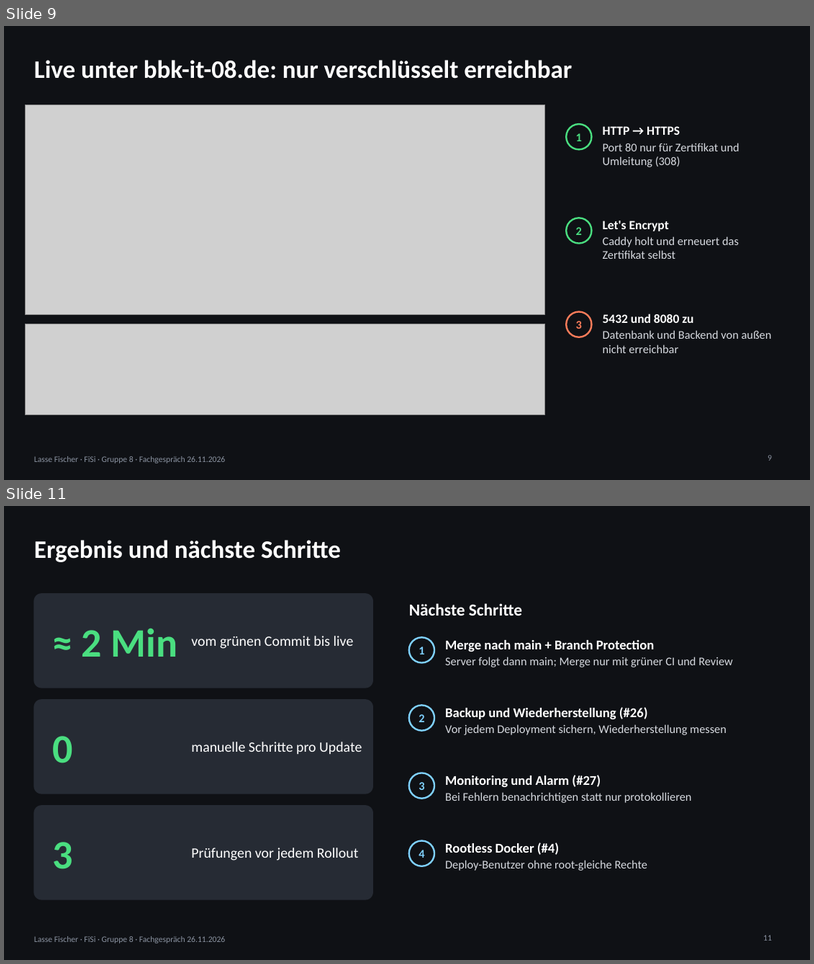
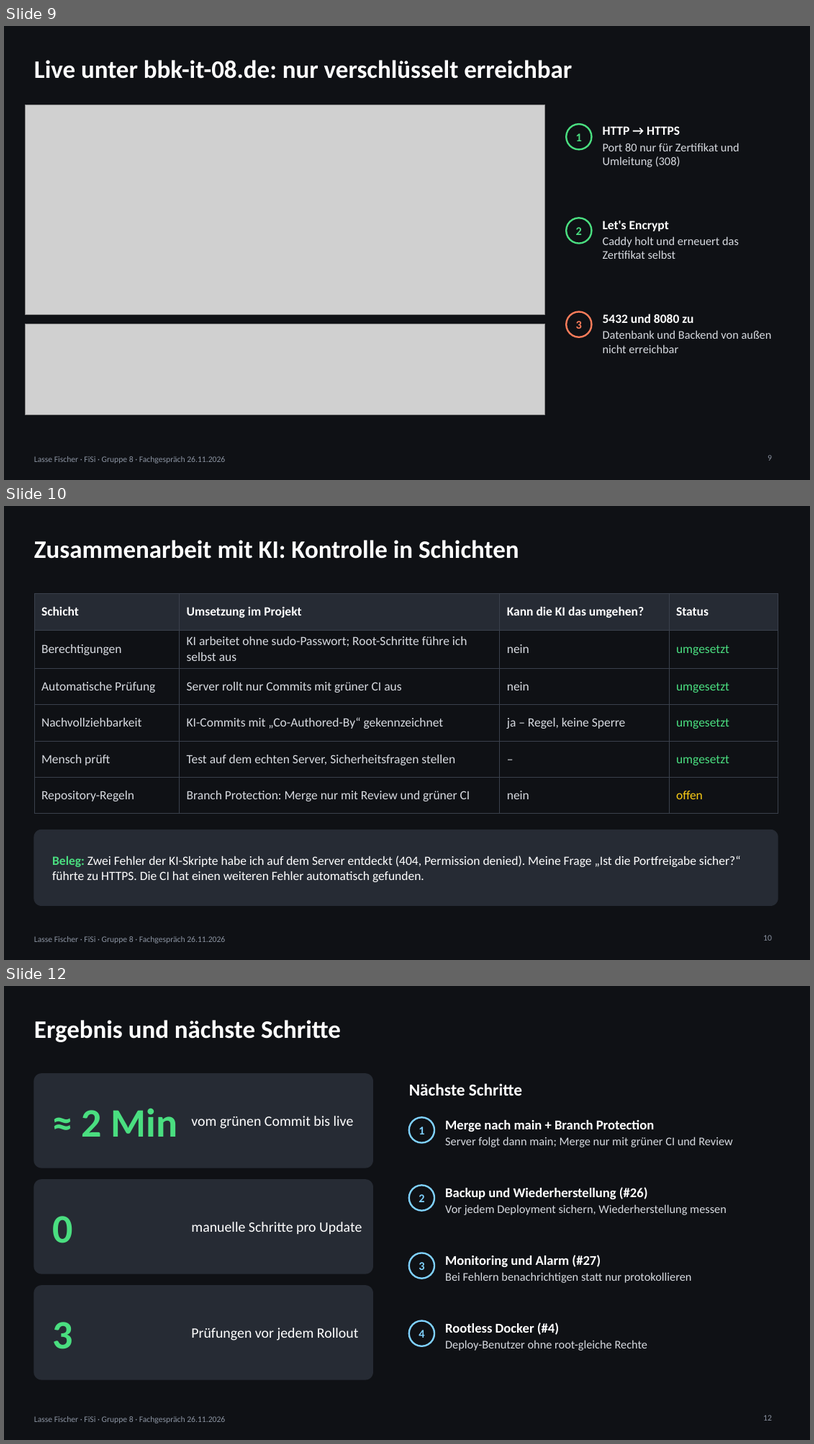
Before and after one commit to 24it1schumacher/Abschlussprojekt_Berufsschule_Gruppe_8, a slide deck: docs/praesentation/Fachgespraech_Lasse_Fischer_2026-11-26.pptx. Shown one above the other, each under a label of ours: slides 9 and 11 before the commit, slides 9, 10 and 12 after it; the slides between them are not shown. The pictures are 814x964 and 814x1444 pixels, drawn with LibreOffice and Linux fonts; fonts in the diff are those of the drawing; grey boxes stand for pictures. Boxes give left, top, right and bottom in pixels: in the first picture for what was removed or moved away, otherwise in the second. Text is boxed around its words. In the diff, an @@ line names an element or a change of style, - is before the commit and + after.

```diff
--- a/docs/praesentation/Fachgespraech_Lasse_Fischer_2026-11-26.pptx
+++ b/docs/praesentation/Fachgespraech_Lasse_Fischer_2026-11-26.pptx
@@ slide 10 added at <box>4,506,810,960</box>, background #0F1115; not listed: 1 template element that a slide beside it also shows @@
@@ title added at <box>34,540,520,559</box>, 30 pt, text #FFFFFF, bold @@
+Zusammenarbeit mit KI: Kontrolle in Schichten
@@ table added at <box>34,594,778,804</box>, 6 rows, 4 columns @@
+Schicht | Umsetzung im Projekt | Kann die KI das umgehen? | Status
+Berechtigungen | KI arbeitet ohne sudo-Passwort; Root-Schritte führe ich selbst aus | nein | umgesetzt
+Automatische Prüfung | Server rollt nur Commits mit grüner CI aus | nein | umgesetzt
+Nachvollziehbarkeit | KI-Commits mit „Co-Authored-By“ gekennzeichnet | ja – Regel, keine Sperre | umgesetzt
+Mensch prüft | Test auf dem echten Server, Sicherheitsfragen stellen | – | umgesetzt
+Repository-Regeln | Branch Protection: Merge nur mit Review und grüner CI | nein | offen
@@ rounded rectangle added at <box>34,830,778,906</box>, fill #262B34, outline #262B34 1 pt @@
@@ text added at <box>52,855,741,882</box>, 15 pt, text #FFFFFF @@
+Beleg: Zwei Fehler der KI-Skripte habe ich auf dem Server entdeckt (404, Permission denied). Meine Frage „Ist die Portfreigabe sicher?“ führte zu HTTPS. Die CI hat einen weiteren Fehler automatisch gefunden.
@@ page number added at <box>764,934,772,940</box>, 10 pt, text #8B93A1 @@
+10
@@ what was slide 11 is now slide 12 @@
```
Also in this commit, not shown: 3 slides changed, 1 other slide added, 1 slide removed, 3 other files.
